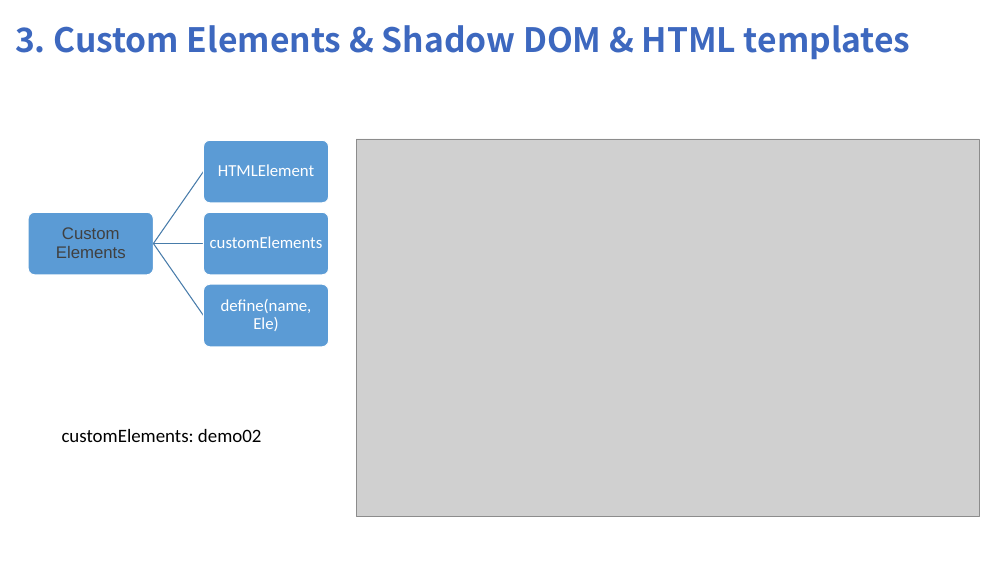
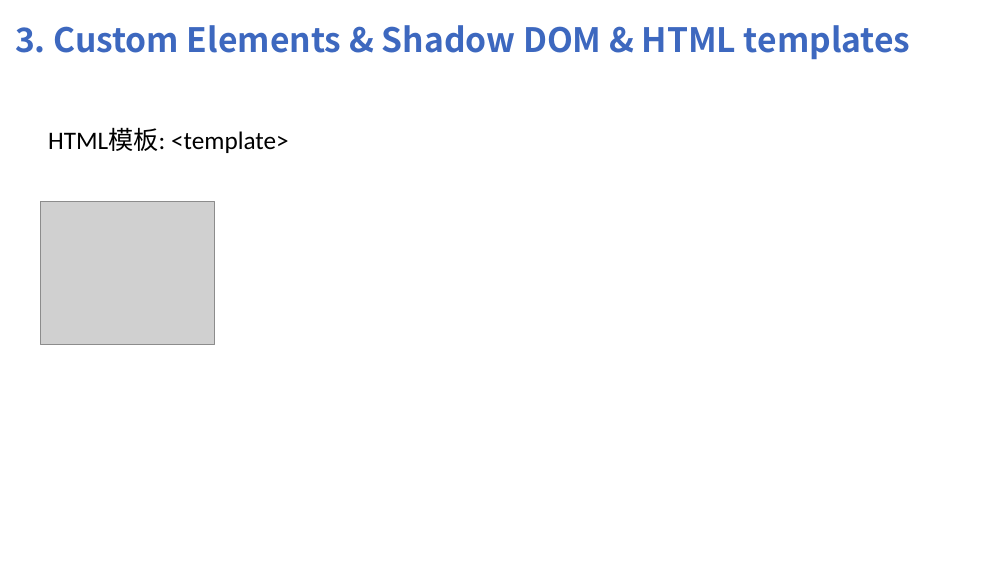
Before and after one commit to shuyancang/FE_learnings, a slide deck: slide 16 of webComponents/web Componts.pptx (slide 14 before the commit). Drawn at 1008x567 pixels with LibreOffice and Linux fonts; fonts in the diff are those of the drawing; grey boxes stand for pictures. Boxes give left, top, right and bottom in pixels: in the first picture for what was removed or moved away, otherwise in the second. Text is boxed around its words. In the diff, an @@ line names an element or a change of style, - is before the commit and + after.

```diff
--- a/webComponents/web Componts.pptx
+++ b/webComponents/web Componts.pptx
@@ text added at (x1=48, y1=129, x2=289, y2=153), 24 pt, text #000000 @@
+HTML模板: <template>
@@ picture removed at (x1=356, y1=139, x2=979, y2=517) @@
@@ picture added at (x1=41, y1=202, x2=215, y2=346) @@
@@ group removed at (x1=28, y1=141, x2=329, y2=347): 4 rounded rectangles, 4 texts, 3 freeform shapes @@
-Custom Elements
-HTMLElement
-customElements
-define(name, Ele)
@@ text removed at (x1=62, y1=429, x2=261, y2=442) @@
-customElements: demo02
```
Also in this commit, not shown: 2 other slides changed, 4 slides added, 1 slide removed, 2 other files.
